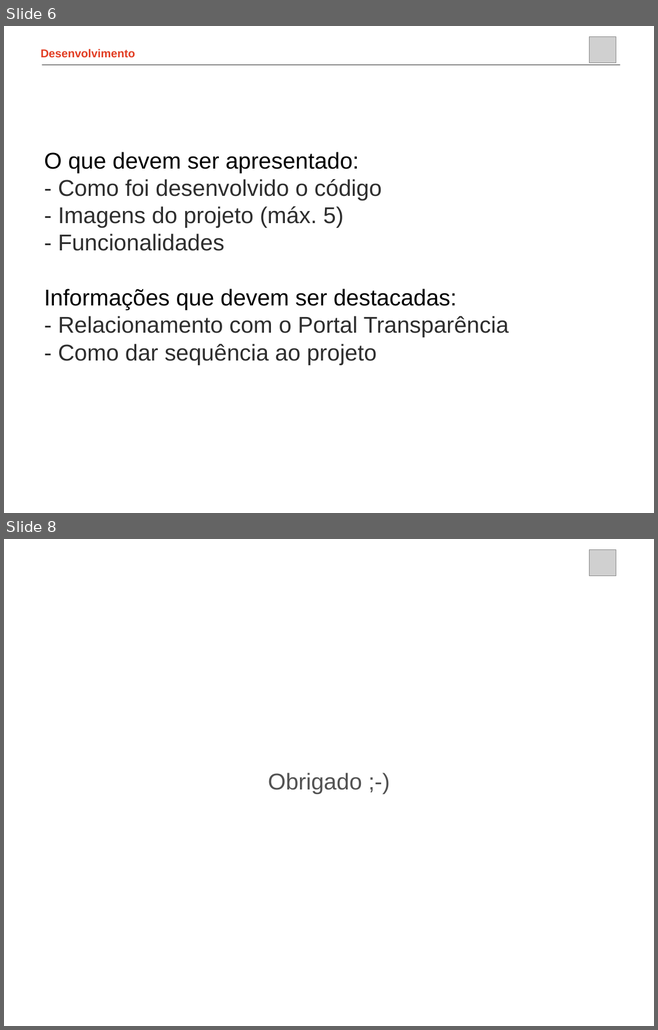
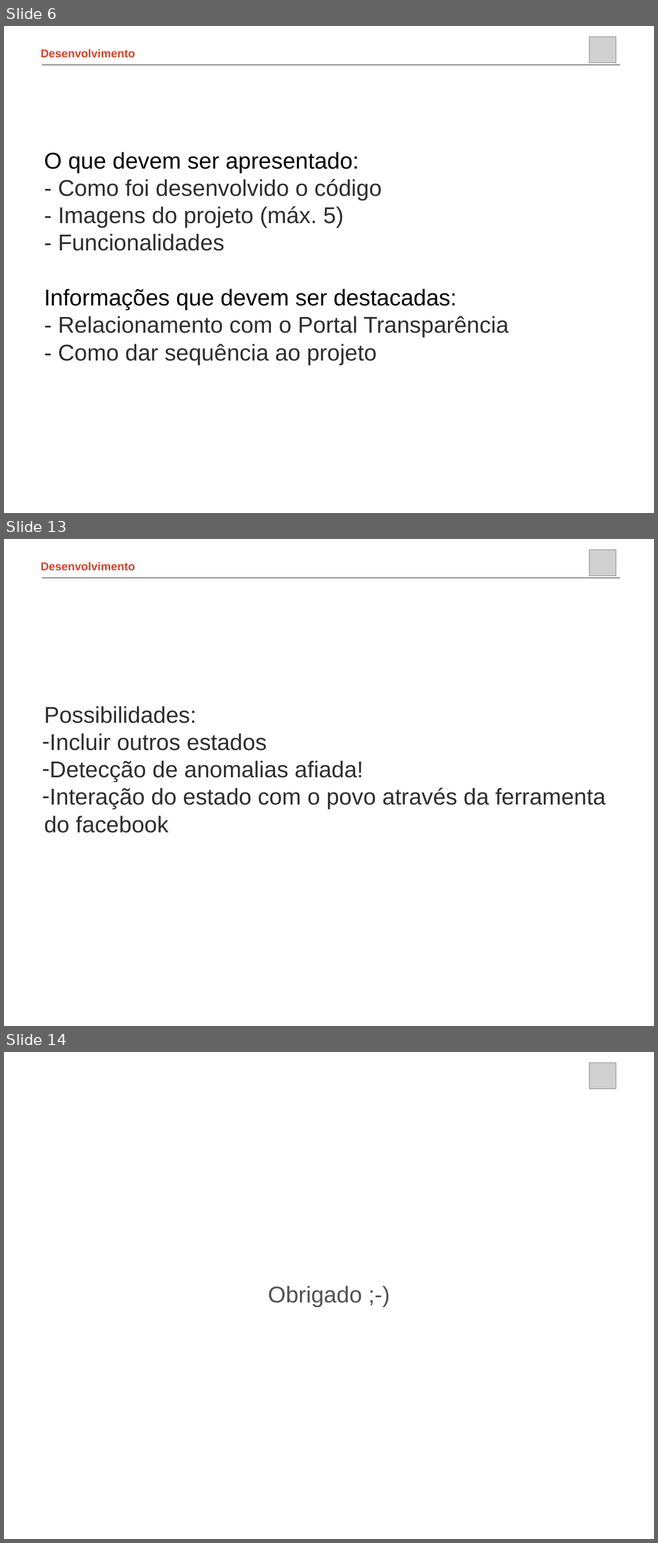
Before and after one commit to jpesce/dataminas, a slide deck: apresentacao/champs.ppt. Shown one above the other, each under a label of ours: slides 6 and 8 before the commit, slides 6, 13 and 14 after it; the slides between them are not shown. The pictures are 658x1030 and 658x1543 pixels, drawn with LibreOffice and Linux fonts; fonts in the diff are those of the drawing; grey boxes stand for pictures; background and template pictures are left out. Boxes give left, top, right and bottom in pixels: in the first picture for what was removed or moved away, otherwise in the second. Text is boxed around its words. In the diff, an @@ line names an element or a change of style, - is before the commit and + after.

```diff
--- a/apresentacao/champs.ppt
+++ b/apresentacao/champs.ppt
@@ slide 13 added at [4, 539, 654, 1026], background picture (left out) @@
@@ picture added at [589, 550, 616, 576] @@
@@ text added at [41, 562, 135, 570], 18 pt, text #E23D23, bold @@
+Desenvolvimento
@@ line added from (42, 578) to (620, 578), #515151 0.99 pt @@
@@ text added at [42, 706, 605, 833], 36 pt, text #2D2D2D @@
+Possibilidades:
+– Incluir outros estados
+– Detecção de anomalias afiada!
+– Interação do estado com o povo através da ferramenta do facebook
@@ what was slide 8 is now slide 14 @@
```
Also in this commit, not shown: 6 other slides added, 1 slide removed.
